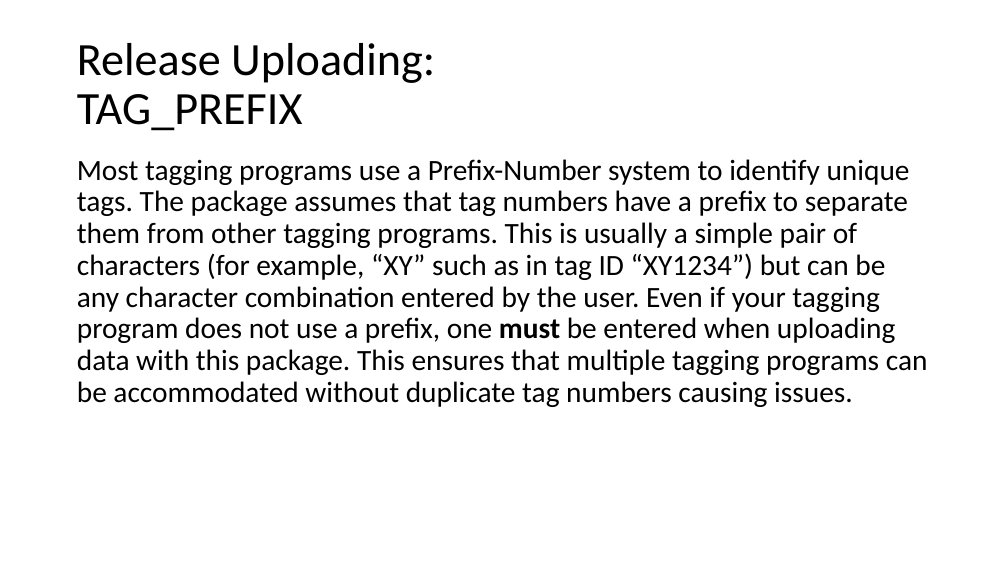
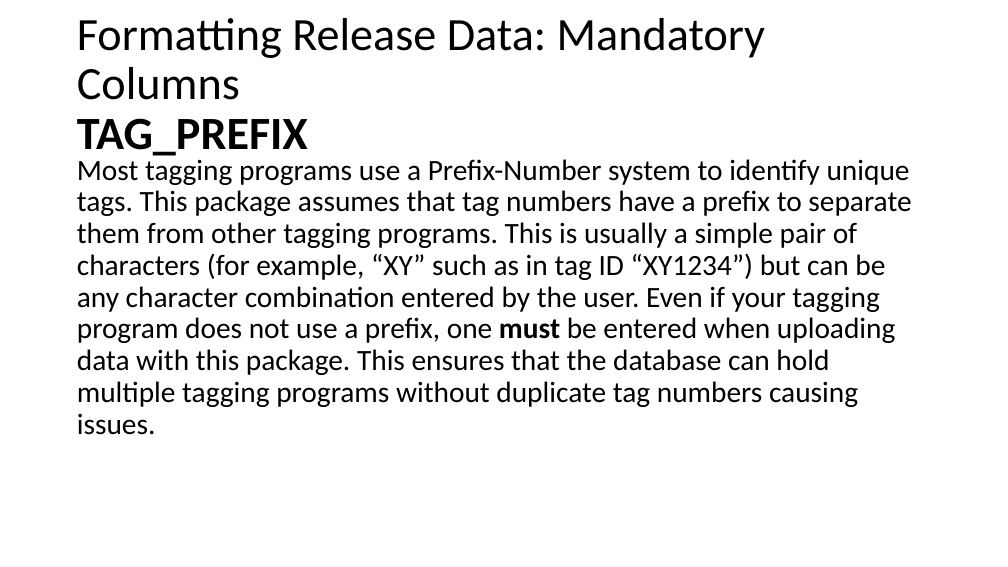
Before and after one commit to LobsterScience/LobTag2, a slide deck: slide 13 of data/user_guide.pptx (slide 11 before the commit). Drawn at 1008x567 pixels with LibreOffice and Linux fonts; fonts in the diff are those of the drawing. Boxes give left, top, right and bottom in pixels: in the first picture for what was removed or moved away, otherwise in the second. Text is boxed around its words. In the diff, an @@ line names an element or a change of style, - is before the commit and + after.

Commit message:
updates to user guide

```diff
--- a/data/user_guide.pptx
+++ b/data/user_guide.pptx
@@ title at (77, 18, 765, 161): text changed @@
-Release Uploading:
-TAG_PREFIX
+Formatting Release Data: Mandatory Columns
+TAG_PREFIX
@@ text at (77, 155, 911, 435): text changed @@
-Most tagging programs use a Prefix-Number system to identify unique tags. The package assumes that tag numbers have a prefix to separate them from other tagging programs. This is usually a simple pair of characters (for example, “XY” such as in tag ID “XY1234”) but can be any character combination entered by the user. Even if your tagging program does not use a prefix, one must be entered when uploading data with this package. This ensures that multiple tagging programs can be accommodated without duplicate tag numbers causing issues.
+Most tagging programs use a Prefix-Number system to identify unique tags. This package assumes that tag numbers have a prefix to separate them from other tagging programs. This is usually a simple pair of characters (for example, “XY” such as in tag ID “XY1234”) but can be any character combination entered by the user. Even if your tagging program does not use a prefix, one must be entered when uploading data with this package. This ensures that the database can hold multiple tagging programs without duplicate tag numbers causing issues.
```
Also in this commit, not shown: 18 other slides changed, 3 slides added, 2 other files.
